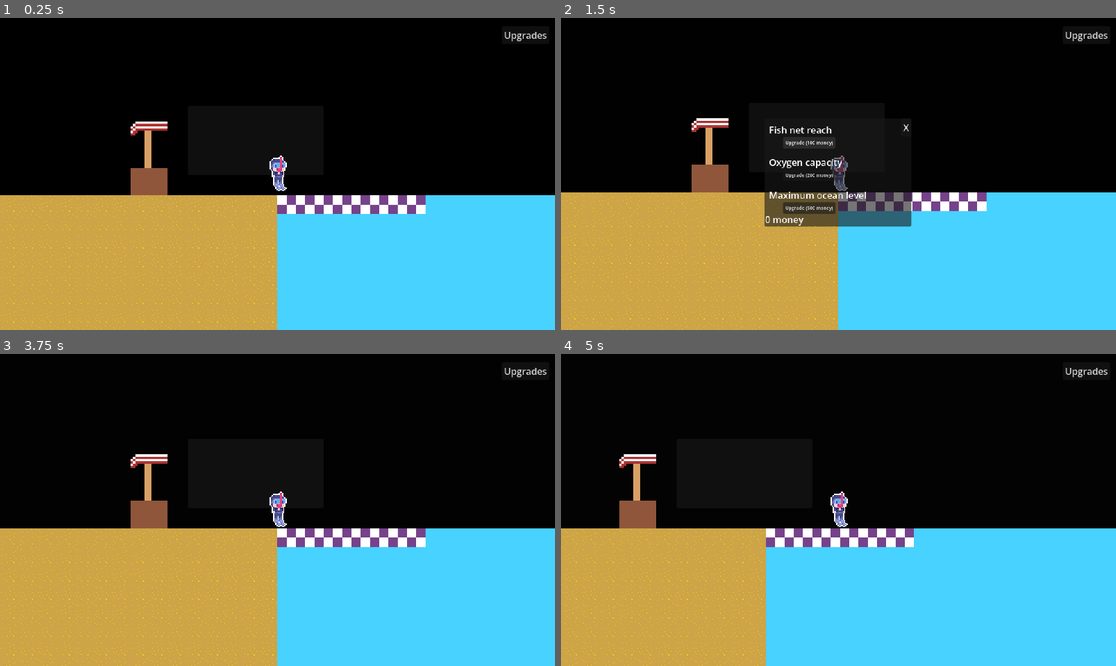
Above: before the commit, frames 1-4 (two rows, left to right).
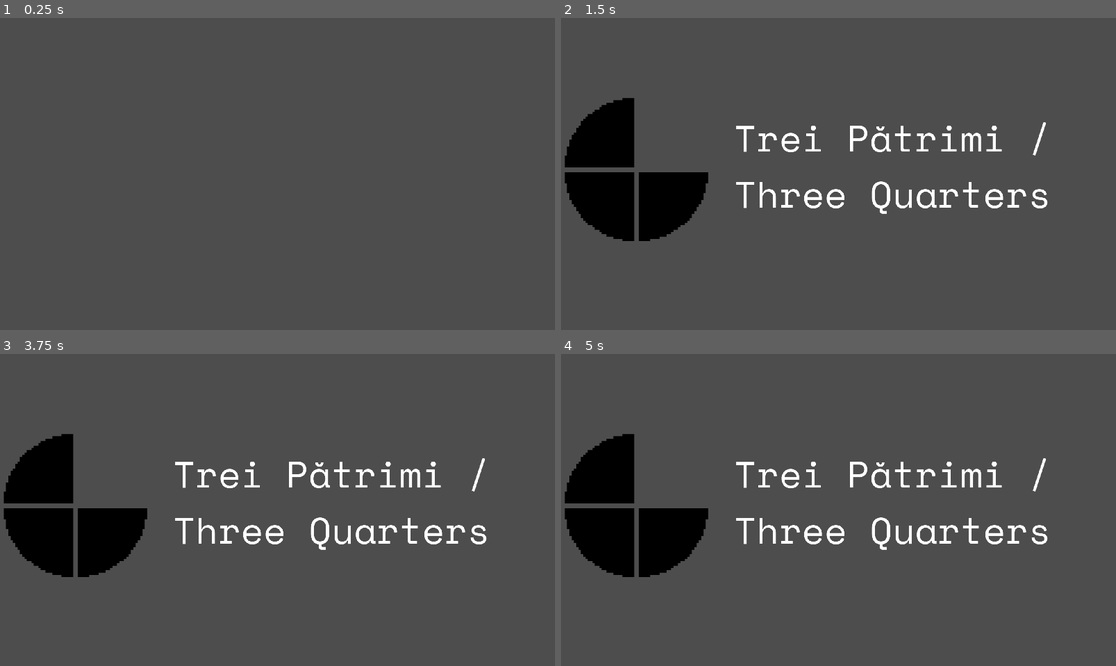
Above: after the commit, the same moments.

Repository: DevMa7e1/gamejam-game
Game: Godot game, scene res://intro.tscn
Same seed, same stepped clock (60 frames per second), same inputs: the game is played once before the commit and once after it. Before the commit the project starts from res://Scenes/scene1.tscn.
Inputs (mouse positions are in pixels of both pictures, inside the frame that each line leads up to):
- Up to frame 1 (0.25 s): no input
- Up to frame 2 (1.5 s): click (1088, 33) at 0.5 s, where only the run before the commit has a clickable "Upgrades"; click (810, 142) at 1.25 s, where only the run before the commit has a clickable "Upgrade (100 money)"
- Up to frame 3 (3.75 s): click (249, 510) at 2 s, where only the run before the commit has a clickable "Upgrade (200 money)"; click (249, 544) at 2.75 s, where only the run before the commit has a clickable "Upgrade (500 money)"; click (344, 463) at 3.5 s, where only the run before the commit has a clickable "X"
- Up to frame 4 (5 s): tap Enter (ui_accept) at 4.25, 4.52 s; hold Right (ui_right) from 4.28 s (still down); tap Space (customer key) at 4.35 s

The runs differ from the first frame. In frame 1, 100% of the frame differs, in the area x 0-100%, y 0-100%; in frame 2, 96%; in frame 3, 96%; in frame 4, 97%.
Error before the commit: Invalid call. Nonexistent function 'queue_free' in base 'Nil'. (res://Scripts/main.gd:115)

Commit message:
Add a kind of intro

Diff:
--- /dev/null
+++ b/Scenes/title_screen.tscn
@@ -0,0 +1,34 @@
+[gd_scene format=3 uid="uid://bsjae6pgpwgpw"]
+
+[ext_resource type="Texture2D" uid="uid://2m1aojv3tjyy" path="res://Sprites/ocean-bg.png" id="1_klylv"]
+[ext_resource type="Script" uid="uid://c85ab7lau86uo" path="res://Scripts/button_script.gd" id="1_p3fck"]
+
+[sub_resource type="LabelSettings" id="LabelSettings_p3fck"]
+font_size = 220
+
+[node name="Node2D" type="Node2D" unique_id=133903]
+texture_filter = 1
+script = ExtResource("1_p3fck")
+
+[node name="OceanBg" type="Sprite2D" parent="." unique_id=178898211]
+position = Vector2(960, 540)
+scale = Vector2(5, 5)
+texture = ExtResource("1_klylv")
+
+[node name="Label" type="Label" parent="." unique_id=44638617]
+offset_left = 29.0
+offset_top = 11.0
+offset_right = 1899.0
+offset_bottom = 312.0
+text = "Items from below"
+label_settings = SubResource("LabelSettings_p3fck")
+
+[node name="Button" type="Button" parent="." unique_id=2130907404]
+offset_left = 781.0
+offset_top = 792.0
+offset_right = 1161.0
+offset_bottom = 996.0
+theme_override_font_sizes/font_size = 128
+text = "play"
+
+[connection signal="pressed" from="Button" to="." method="_on_button_pressed"]
--- /dev/null
+++ b/Scripts/button_script.gd
@@ -0,0 +1,16 @@
+extends Node2D
+
+
+# Called when the node enters the scene tree for the first time.
+func _ready() -> void:
+	pass # Replace with function body.
+
+
+
+# Called every frame. 'delta' is the elapsed time since the previous frame.
+func _process(delta: float) -> void:
+	pass
+
+
+func _on_button_pressed() -> void:
+	get_tree().change_scene_to_file("res://Scenes/scene1.tscn")
--- /dev/null
+++ b/Scripts/intro.gd
@@ -0,0 +1,26 @@
+extends Node2D
+
+var time = 0.0
+
+# Called when the node enters the scene tree for the first time.
+func _ready() -> void:
+	pass # Replace with function body.
+
+
+# Called every frame. 'delta' is the elapsed time since the previous frame.
+func _process(delta: float) -> void:
+	time += delta
+	if(time >= 1):
+		$Sprite0.texture = load("res://Intro/sprite_2.png")
+		$Label.text = """Trei Pătrimi /
+Three Quarters"""
+	elif(time >= 0.66):
+		$Sprite0.texture = load("res://Intro/sprite_1.png")
+		$Label.text = """Trei Pă      /
+Three Quar"""
+	elif(time >= 0.33):
+		$Sprite0.show()
+		$Label.text = """Trei         /
+Three"""
+	if(time >= 5):
+		get_tree().change_scene_to_file("res://Scenes/title_screen.tscn")
--- /dev/null
+++ b/intro.tscn
@@ -0,0 +1,26 @@
+[gd_scene format=3 uid="uid://dt6ammddsjg4y"]
+
+[ext_resource type="Script" uid="uid://cq4a777asel1t" path="res://Scripts/intro.gd" id="1_ayt76"]
+[ext_resource type="Texture2D" uid="uid://dnohcju3mklrb" path="res://Intro/sprite_0.png" id="2_7a8ye"]
+[ext_resource type="FontFile" uid="uid://blv7yb3gb04d8" path="res://SpaceMono-Regular.ttf" id="3_7a8ye"]
+
+[sub_resource type="LabelSettings" id="LabelSettings_0a7ni"]
+font = ExtResource("3_7a8ye")
+font_size = 128
+
+[node name="Node2D" type="Node2D" unique_id=323752128]
+texture_filter = 1
+script = ExtResource("1_ayt76")
+
+[node name="Sprite0" type="Sprite2D" parent="." unique_id=590883019]
+visible = false
+position = Vector2(517, 525)
+scale = Vector2(8, 8)
+texture = ExtResource("2_7a8ye")
+
+[node name="Label" type="Label" parent="." unique_id=1954501801]
+offset_left = 598.0
+offset_top = 319.0
+offset_right = 2013.0
+offset_bottom = 848.0
+label_settings = SubResource("LabelSettings_0a7ni")
--- a/project.godot
+++ b/project.godot
@@ -11,8 +11,9 @@
 [application]
 
 config/name="gamejam-game"
-run/main_scene="uid://djjvpkuyeuijr"
+run/main_scene="uid://dt6ammddsjg4y"
 config/features=PackedStringArray("4.6", "Forward Plus")
+boot_splash/show_image=false
 config/icon="res://icon.svg"
 
 [display]
Binary file added: Intro/sprite_0.png
Not shown, added: Intro/sprite_0.png.import
Binary file added: Intro/sprite_1.png
Not shown, added: Intro/sprite_1.png.import
Binary file added: Intro/sprite_2.png
Not shown, added: Intro/sprite_2.png.import
Not shown, added: Scripts/button_script.gd.uid
Not shown, added: Scripts/intro.gd.uid
Binary file added: SpaceMono-Regular.ttf
Not shown, added: SpaceMono-Regular.ttf.import
